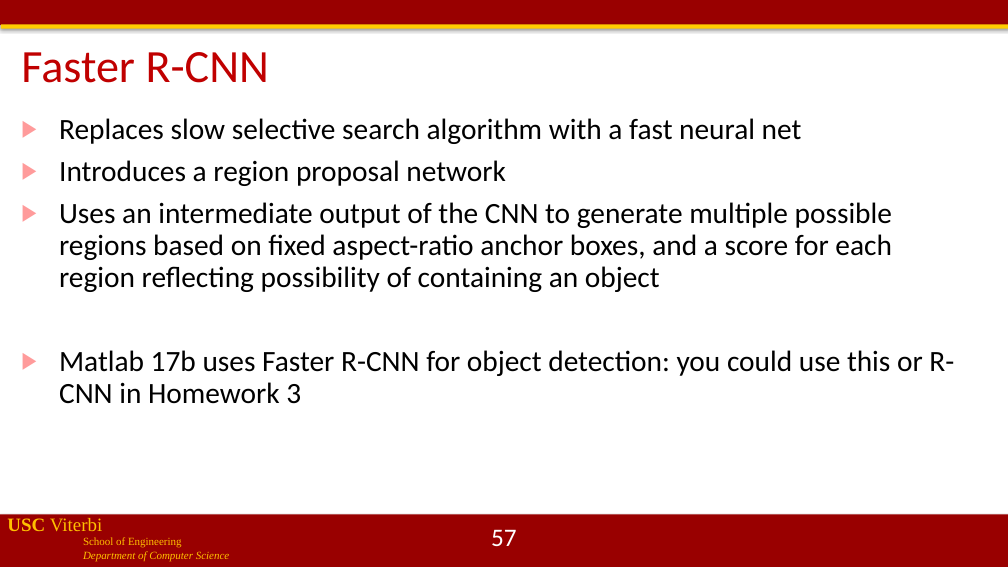
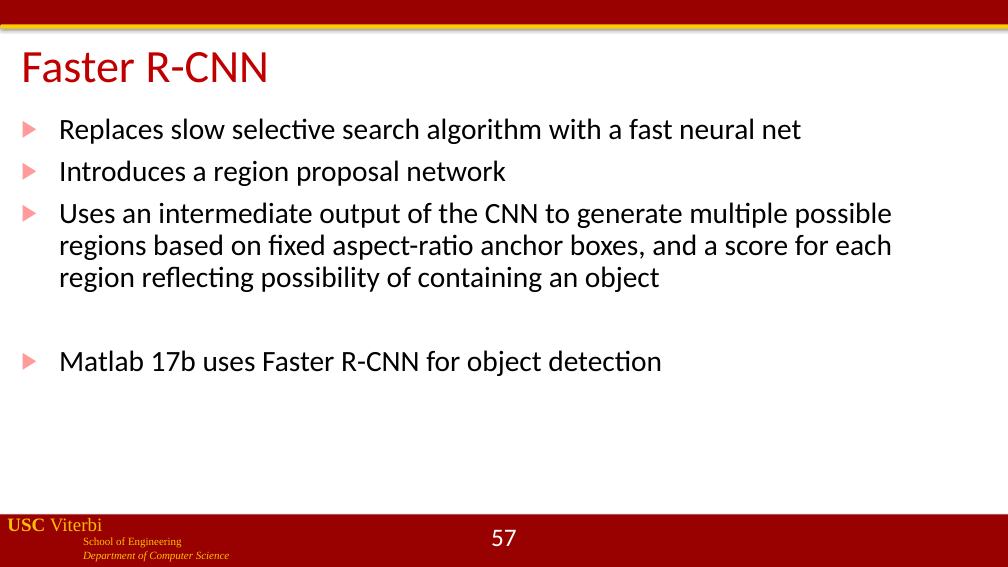
Before and after one commit to jdeshmukh/jdeshmukh.github.io, a slide deck: slide 57 of teaching/cs513-autocps-fall-2020/lecture11-SensingPerception.pptx. Drawn at 1008x567 pixels with LibreOffice and Linux fonts; fonts in the diff are those of the drawing; background and template pictures are left out. Boxes give left, top, right and bottom in pixels: in the first picture for what was removed or moved away, otherwise in the second. Text is boxed around its words. In the diff, an @@ line names an element or a change of style, - is before the commit and + after.

Commit message:
stuff

```diff
--- a/teaching/cs513-autocps-fall-2020/lecture11-SensingPerception.pptx
+++ b/teaching/cs513-autocps-fall-2020/lecture11-SensingPerception.pptx
@@ text at (59,350,662,376): text changed @@
-▶ Matlab 17b uses Faster R-CNN for object detection: you could use this or R-CNN in Homework 3
+▶ Matlab 17b uses Faster R-CNN for object detection
```
Also in this commit, not shown: 7 other slides changed.
